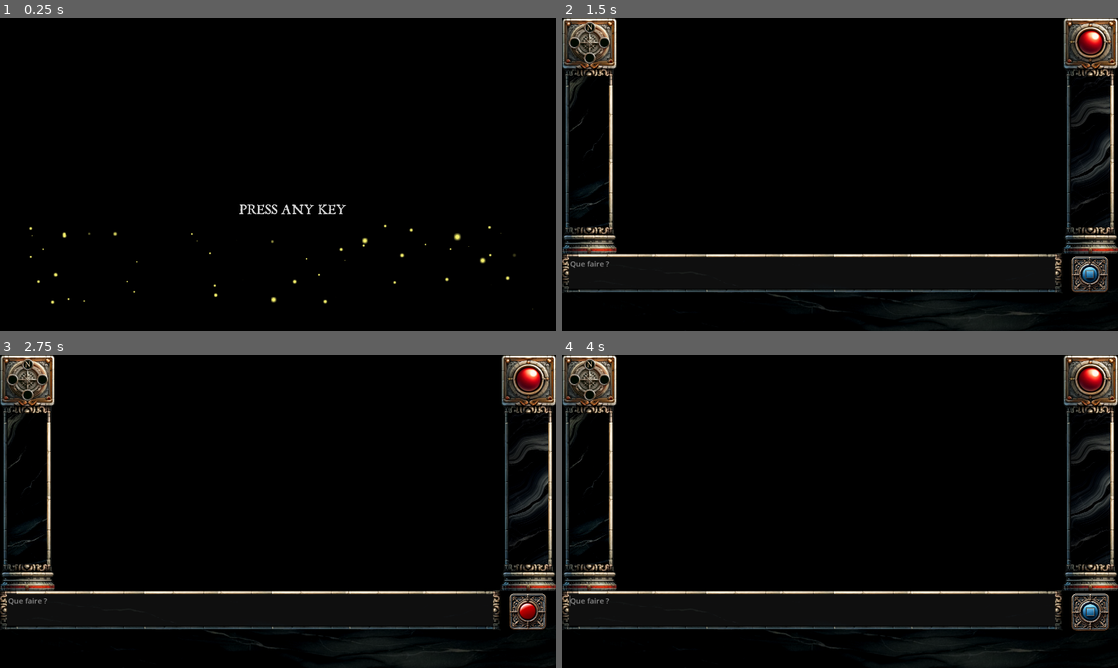
Above: before the commit, frames 1-4 (two rows, left to right).
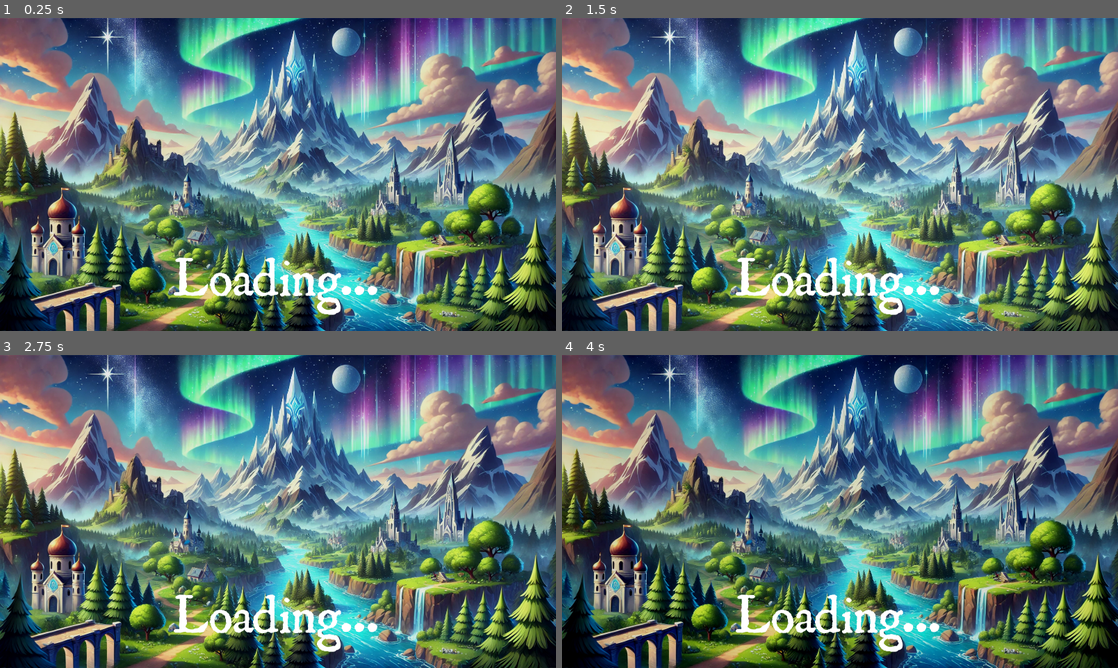
Above: after the commit, the same moments.

Repository: frangin2003/sram-remaster
Game: Godot game, scene res://scenes/xx_loading/xx_loading.tscn
The game is run twice, just before and just after one commit, with the same random seed, the same clock (stepped at 60 frames per second) and the same inputs. Before the commit the project starts from res://scenes/00_title_screen/00_title_screen.tscn. Video files are missing from this copy of the repository; at most half a second of black plays in their place.
Inputs (mouse positions are in pixels of both pictures, inside the frame that each line leads up to):
- Up to frame 1 (0.25 s): no input
- Up to frame 2 (1.5 s): tap Enter at 0.5, 0.6 s; move the mouse to (856, 215) at 0.52 s; click (856, 215) at 0.67 s; click (1090, 274) at 1.27 s
- Up to frame 3 (2.75 s): click (528, 611) at 2.02 s
- Up to frame 4 (4 s): click (1090, 611) at 2.77 s; tap Space at 3.5 s; move the mouse to (812, 608) at 3.52 s; tap Enter at 3.6 s; click (812, 608) at 3.67 s

The runs differ from the first frame. In frame 1, 98% of the frame differs, in the area x 0-100%, y 0-100%; in frame 2, 98%; in frame 3, 97%; in frame 4, 95%.

Commit message:
llm exe loading wip

Diff:
--- a/global/LlmServer.gd
+++ b/global/LlmServer.gd
@@ -1,29 +1,118 @@
 extends Node
 
 signal llm_chunk(chunk)
+signal websocket_connected
+signal websocket_disconnected
 
-var socket = WebSocketPeer.new()
+var WEBSOCKET: WebSocketPeer = null
+var LLM_SERVER_PORT = 7500  # Default port
+var connection_timer: Timer
+var attempts = 0
+const MAX_ATTEMPTS = 60  # 1 minute timeout (60 * 1 second)
 
 func _ready():
-	socket.connect_to_url("ws://localhost:8765")
+	load_config()
+	print("LlmServer: Config loaded, port: ", LLM_SERVER_PORT)
+	start_connection_attempt()
+
+func start_connection_attempt():
+	connection_timer = Timer.new()
+	connection_timer.connect("timeout", Callable(self, "_on_connection_timer_timeout"))
+	connection_timer.set_wait_time(1.0)  # 1 second between attempts
+	connection_timer.set_one_shot(false)  # Repeat the timer
+	add_child(connection_timer)
+	connection_timer.start()
+
+func _on_connection_timer_timeout():
+	attempts += 1
+	if attempts > MAX_ATTEMPTS:
+		print("LlmServer: Connection attempts timed out after 1 minute")
+		connection_timer.stop()
+		return
+
+	print("LlmServer: Checking if port ", LLM_SERVER_PORT, " is in use")
+	if not is_port_in_use(LLM_SERVER_PORT):
+		print("LlmServer: Port ", LLM_SERVER_PORT, " is not in use. Server might not be ready.")
+		return
+
+	print("LlmServer: Attempting to connect to WebSocket server (Attempt ", attempts, ")")
+	WEBSOCKET = WebSocketPeer.new()
+	var err = WEBSOCKET.connect_to_url("ws://localhost:" + str(LLM_SERVER_PORT))
+	if err != OK:
+		print("LlmServer: Failed to initiate WebSocket connection: ", err)
+	else:
+		print("LlmServer: WebSocket connection initiated, waiting for connection to open...")
 
 func _process(_delta):
-	socket.poll()
-	var state = socket.get_ready_state()
-	if state == WebSocketPeer.STATE_OPEN:
-		while socket.get_available_packet_count():
-			var chunk = socket.get_packet().get_string_from_utf8()
-			print("Chunk: ", chunk)
-			emit_signal("llm_chunk", chunk)
+	if WEBSOCKET == null:
+		return
 
-	elif state == WebSocketPeer.STATE_CLOSING:
-		# Keep polling to achieve proper close.
-		pass
-	elif state == WebSocketPeer.STATE_CLOSED:
-		var code = socket.get_close_code()
-		var reason = socket.get_close_reason()
-		print("WebSocket closed with code: %d, reason %s. Clean: %s" % [code, reason, code != -1])
-		set_process(false) # Stop processing.
+	WEBSOCKET.poll()
+	var state = WEBSOCKET.get_ready_state()
+	match state:
+		WebSocketPeer.STATE_CONNECTING:
+			print("LlmServer: Still connecting...")
+		WebSocketPeer.STATE_OPEN:
+			if connection_timer:
+				connection_timer.stop()
+				connection_timer.queue_free()
+				connection_timer = null
+			print("LlmServer: WebSocket connection established")
+			emit_signal("websocket_connected")
+			while WEBSOCKET.get_available_packet_count():
+				var chunk = WEBSOCKET.get_packet().get_string_from_utf8()
+				print("LlmServer: Chunk: ", chunk)
+				emit_signal("llm_chunk", chunk)
+		WebSocketPeer.STATE_CLOSING:
+			print("LlmServer: WebSocket is closing...")
+		WebSocketPeer.STATE_CLOSED:
+			var code = WEBSOCKET.get_close_code()
+			var reason = WEBSOCKET.get_close_reason()
+			print("LlmServer: WebSocket closed with code: %d, reason %s. Clean: %s" % [code, reason, code != -1])
+			WEBSOCKET = null
+			emit_signal("websocket_disconnected")
+			if attempts <= MAX_ATTEMPTS:
+				print("LlmServer: Retrying connection...")
+				start_connection_attempt()
+
+func is_port_in_use(port):
+	var output = []
+	var exit_code = OS.execute("cmd.exe", ["/c", "netstat -ano | findstr :%d" % port], output, true)
+	for line in output:
+		print("LlmServer: Port check output: ", line)
+	return exit_code == 0 and output.size() > 0 and ("LISTENING" in output[0] or "ESTABLISHED" in output[0])
+
+func load_config():
+	var config = ConfigFile.new()
+	var err = config.load("res://settings.cfg")
+	if err == OK:
+		LLM_SERVER_PORT = config.get_value("Network", "port", LLM_SERVER_PORT)
+	else:
+		print("LlmServer: Failed to load config file, using default port")
+		save_config()  # Create the config file with default values
+
+func save_config():
+	var config = ConfigFile.new()
+	config.set_value("Network", "port", LLM_SERVER_PORT)
+	config.save("res://settings.cfg")
+
+func send_to_llm_server(system_prompt: String, user_prompt: String, with_speech: bool=false, image_url=null, system_image_url=null) -> void:
+	Global.OUTPUT = ""
+	Global.COMMAND = ""
+
+	if WEBSOCKET == null:
+		print("LlmServer: WebSocket is not initialized.")
+		return
+
+	if WEBSOCKET.get_ready_state() == WebSocketPeer.STATE_OPEN:
+		var messages_array = [create_message("system", system_prompt, false, system_image_url)]
+		if (image_url != null):
+			remove_messages_with_images()
+		Global.LLM_INPUT_ARRAY = [create_message("user", user_prompt, with_speech, image_url)]
+		messages_array.append_array(Global.LLM_INPUT_ARRAY)
+		WEBSOCKET.send_text(JSON.stringify({"messages": messages_array}))
+	else:
+		print("LlmServer: WebSocket is not connected.")
 
 func create_message(role, prompt, with_speech: bool=false, image_url=null):
 	var content_array = []
@@ -63,18 +152,3 @@
 
 func create_assistant_message(output):
 	return create_message("assistant", output)
-
-func send_to_llm_server(system_prompt: String, user_prompt: String, with_speech: bool=false, image_url=null, system_image_url=null) -> void:
-	Global.OUTPUT = ""
-	Global.COMMAND = ""
-
-	if socket.get_ready_state() == WebSocketPeer.STATE_OPEN:
-		var messages_array = [create_message("system", system_prompt, false, system_image_url)]
-		if (image_url != null):
-			remove_messages_with_images()
-		#Global.add_to_memory(create_message("user", user_prompt, with_speech, image_url))
-		Global.LLM_INPUT_ARRAY = [create_message("user", user_prompt, with_speech, image_url)]
-		messages_array.append_array(Global.LLM_INPUT_ARRAY)
-		socket.send_text(JSON.stringify({"messages": messages_array}))
-	else:
-		print("WebSocket is not connected.")
--- a/project.godot
+++ b/project.godot
@@ -11,7 +11,7 @@
 [application]
 
 config/name="SRAM - REMASTER"
-run/main_scene="res://scenes/00_title_screen/00_title_screen.tscn"
+run/main_scene="res://scenes/xx_loading/xx_loading.tscn"
 config/features=PackedStringArray("4.2", "Forward Plus")
 config/icon="res://icon.svg"
 
--- /dev/null
+++ b/scenes/xx_loading/xx_loading.gd
@@ -0,0 +1,13 @@
+extends Node
+
+func _ready():
+	print("Loading screen: Waiting for WebSocket connection...")
+	LlmServer.connect("websocket_connected", Callable(self, "_on_websocket_connected"))
+
+func _on_websocket_connected():
+	print("Loading screen: WebSocket connected, transitioning to title screen")
+	transition_to_title_screen()
+
+func transition_to_title_screen():
+	print("Loading screen: Transitioning to title screen")
+	get_tree().change_scene_to_file("res://scenes/00_title_screen/00_title_screen.tscn")
--- /dev/null
+++ b/scenes/xx_loading/xx_loading.tscn
@@ -0,0 +1,33 @@
+[gd_scene load_steps=6 format=3 uid="uid://cqar6gtugnu7s"]
+
+[ext_resource type="Shader" path="res://scenes/xx_death/xx_death.gdshader" id="1_ac4je"]
+[ext_resource type="Script" path="res://scenes/xx_loading/xx_loading.gd" id="1_qyl0o"]
+[ext_resource type="Texture2D" uid="uid://c3ri4ck3ybaba" path="res://scenes/xx_loading/loading_screen.webp" id="2_0rahu"]
+[ext_resource type="FontFile" uid="uid://6ml201s124x3" path="res://scenes/00_title_screen/jancient.ttf" id="4_n5m0t"]
+
+[sub_resource type="ShaderMaterial" id="ShaderMaterial_mk0ik"]
+shader = ExtResource("1_ac4je")
+shader_parameter/pulse_speed = 1.0
+shader_parameter/pulse_strength = 0.1
+
+[node name="xx_loading" type="Node2D"]
+script = ExtResource("1_qyl0o")
+
+[node name="background" type="Sprite2D" parent="."]
+material = SubResource("ShaderMaterial_mk0ik")
+position = Vector2(960, 540)
+scale = Vector2(1.07143, 1.05469)
+texture = ExtResource("2_0rahu")
+
+[node name="PressAnyKeyRichTextLabel" type="RichTextLabel" parent="."]
+offset_left = 600.0
+offset_top = 824.0
+offset_right = 1317.0
+offset_bottom = 1025.0
+theme_override_constants/shadow_offset_x = 0
+theme_override_constants/outline_size = 0
+theme_override_fonts/normal_font = ExtResource("4_n5m0t")
+theme_override_font_sizes/normal_font_size = 200
+text = "Loading..."
+fit_content = true
+scroll_following = true
--- /dev/null
+++ b/setting.cfg
@@ -0,0 +1,2 @@
+[Network]
+port=7500
--- /dev/null
+++ b/settings.cfg
@@ -0,0 +1,3 @@
+[Network]
+
+port=7500
Not shown, added: export_presets.cfg
Binary file added: scenes/xx_loading/loading_screen.webp
Not shown, added: scenes/xx_loading/loading_screen.webp.import
